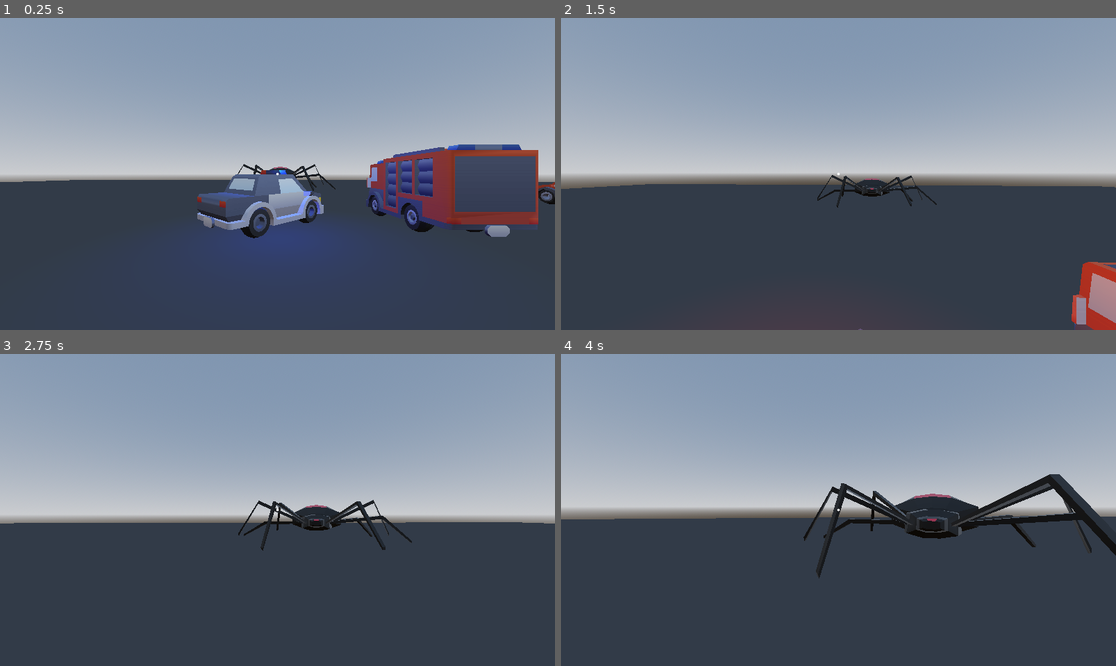
Above: before the commit, frames 1-4 (two rows, left to right).
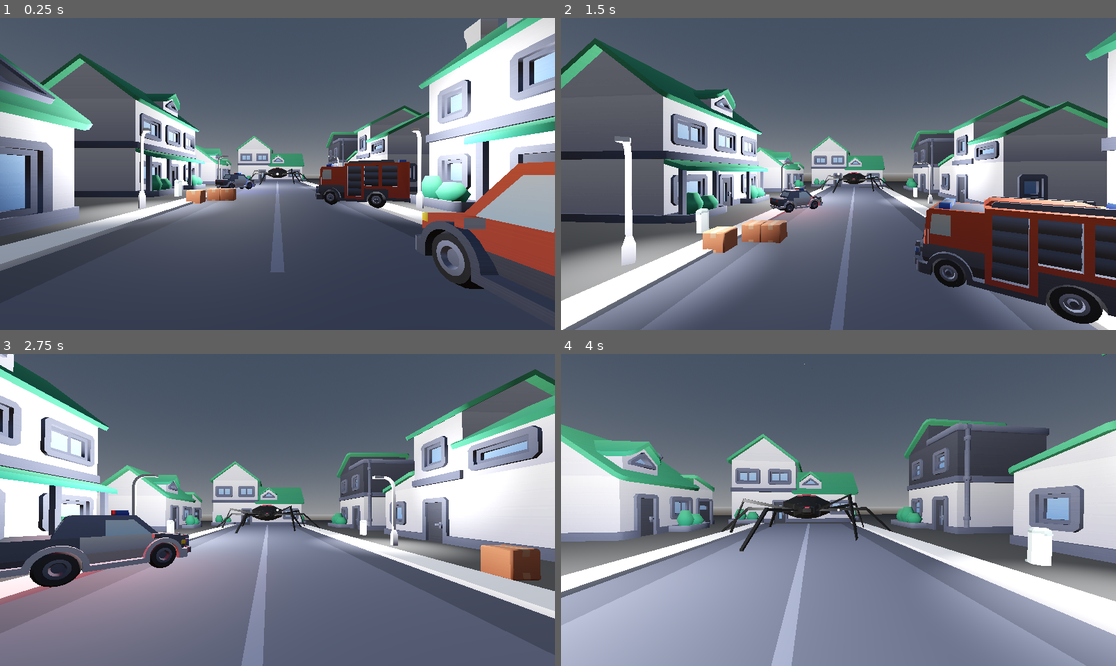
Above: after the commit, the same moments.

Repository: rcorre/wildjam84
Game: Godot game, scene res://scenes/Level/Boss/BossArena.tscn
Two runs of this game, one before a commit and one after it. Both use one fixed random seed, a clock stepped at 60 frames per second and the inputs below. This scene is started directly instead of the project's main scene.
Inputs (mouse positions are in pixels of both pictures, inside the frame that each line leads up to):
- Up to frame 1 (0.25 s): no input
- Up to frame 2 (1.5 s): tap Enter at 0.5 s; move the mouse to (866, 174) at 0.52 s; hold Right mouse button (drop) 0.53-1.28 s; hold W (forward) from 0.53 s (still down); tap Space (jump) at 0.77 s; move the mouse to (810, 174) at 1.27 s; click (810, 174) at 1.35 s
- Up to frame 3 (2.75 s): keep holding W (forward); tap Space (jump) at 1.52 s; move the mouse to (288, 503) at 2.02 s; hold Right mouse button (drop) from 2.03 s (still down)
- Up to frame 4 (4 s): keep holding W (forward); move the mouse to (832, 516) at 2.77 s; release Right mouse button (drop) at 2.78 s; click (832, 516) at 2.85 s; tap Space (jump) at 3.02, 3.77 s; move the mouse to (877, 513) at 3.52 s; hold Right mouse button (drop) from 3.53 s (still down)

The runs differ from the first frame. In frame 1, 69% of the frame differs, in the area x 0-100%, y 0-87%; in frame 2, 88%; in frame 3, 93%; in frame 4, 96%, in the area x 0-100%, y 0-100%.

Commit message:
Boss spider shoots at you.

Diff:
--- a/scenes/Bugs/BossSpider/BossSpider.gd
+++ b/scenes/Bugs/BossSpider/BossSpider.gd
@@ -1,5 +1,7 @@
 extends CharacterBody3D
 class_name BossSpider
+
+const PROJECTILE_SCENE := preload("res://scenes/Bugs/BossSpider/Projectile.tscn")
 
 @export var health := 50
 @export var speed := 2.0
@@ -27,9 +29,8 @@
 func _ready() -> void:
 	var timer := Timer.new()
 	add_child(timer)
-	timer.one_shot = true
-	timer.timeout.connect(move.bind(timer))
-	move(timer)
+	timer.timeout.connect(attack)
+	timer.start(3.0)
 
 	# 3 is "enemy", no easy way to get this programatically
 	set_collision_layer_value(3, true)
@@ -41,17 +42,19 @@
 	look_at(player.global_position, Vector3.UP, true)
 	move_and_slide()
 
-func move(_timer: Timer) -> void:
+func attack() -> void:
 	if health <= 0:
 		return
-	if randf() < move_chance:
-		velocity = speed * basis.z.rotated(Vector3.UP, randf_range(0, PI * 2))
-		anim.play("Walk")
-		walk_sound.playing = true
-	else:
-		velocity = Vector3.ZERO
-		anim.play("Idle")
-		walk_sound.playing = false
+	var projectile := PROJECTILE_SCENE.instantiate() as Node3D
+	get_parent().add_child(projectile)
+	projectile.global_position = global_position
+	var target := player.global_position
+	var halfway := global_position + ((target - global_position) / 2.0) + Vector3.UP * 16.0
+	var tween := get_tree().create_tween()
+	tween.set_ease(Tween.EASE_OUT_IN)
+	tween.tween_property(projectile, "global_position", halfway, 1.0)
+	tween.tween_property(projectile, "global_position", target, 1.0)
+	tween.finished.connect(projectile.queue_free)
 
 func hit(_from: Vector3, damage: int) -> void:
 	if health <= 0:
--- a/scenes/Bugs/BossSpider/BossSpider.tscn
+++ b/scenes/Bugs/BossSpider/BossSpider.tscn
@@ -1,7 +1,7 @@
 [gd_scene load_steps=9 format=3 uid="uid://cgnb0yeedrgic"]
 
 [ext_resource type="PackedScene" uid="uid://cjttwapnf87ix" path="res://assets/models/Spider.glb" id="1_1uyxt"]
-[ext_resource type="Script" uid="uid://r31d4uxatmpp" path="res://scenes/Bugs/BossSpider.gd" id="2_402v5"]
+[ext_resource type="Script" uid="uid://r31d4uxatmpp" path="res://scenes/Bugs/BossSpider/BossSpider.gd" id="2_402v5"]
 [ext_resource type="AudioStream" uid="uid://bw4rruf5dkba" path="res://assets/sounds/splat.wav" id="3_7lryp"]
 [ext_resource type="AudioStream" uid="uid://cvvekbvqp1efp" path="res://assets/sounds/spider_walk.wav" id="4_txosg"]
 
@@ -66,6 +66,7 @@
 [node name="AnimationPlayer" parent="." index="1"]
 root_motion_track = NodePath("Armature/Skeleton3D:Root")
 root_motion_local = false
+autoplay = "Idle"
 speed_scale = 2.0
 
 [node name="CollisionShape3D" type="CollisionShape3D" parent="." index="2"]
--- /dev/null
+++ b/scenes/Bugs/BossSpider/Projectile.gd
@@ -0,0 +1,9 @@
+extends Area3D
+
+func _ready() -> void:
+	body_entered.connect(_on_body_entered)
+
+func _on_body_entered(body: Node3D) -> void:
+	if body.has_method("_apply_panic"):
+		body.call("_apply_panic", 0.9)
+		queue_free()
--- /dev/null
+++ b/scenes/Bugs/BossSpider/Projectile.tscn
@@ -0,0 +1,37 @@
+[gd_scene load_steps=6 format=3 uid="uid://yah7bvmb0irr"]
+
+[ext_resource type="Script" uid="uid://bvj0isd3d51by" path="res://scenes/Bugs/BossSpider/Projectile.gd" id="1_q30x6"]
+
+[sub_resource type="SphereShape3D" id="SphereShape3D_fkwl3"]
+
+[sub_resource type="StandardMaterial3D" id="StandardMaterial3D_q30x6"]
+albedo_color = Color(0.485565, 0.789398, 0.263196, 1)
+
+[sub_resource type="SphereMesh" id="SphereMesh_itq6w"]
+radial_segments = 16
+rings = 8
+
+[sub_resource type="Curve" id="Curve_05vcy"]
+_data = [Vector2(0, 1), 0.0, 0.0, 0, 0, Vector2(1, 0), 0.0, 0.0, 0, 0]
+point_count = 2
+
+[node name="Projectile" type="Area3D"]
+collision_layer = 0
+collision_mask = 2
+script = ExtResource("1_q30x6")
+
+[node name="CollisionShape3D" type="CollisionShape3D" parent="."]
+shape = SubResource("SphereShape3D_fkwl3")
+
+[node name="Particles" type="CPUParticles3D" parent="."]
+material_override = SubResource("StandardMaterial3D_q30x6")
+amount = 128
+lifetime = 0.5
+mesh = SubResource("SphereMesh_itq6w")
+emission_shape = 1
+emission_sphere_radius = 1.0
+direction = Vector3(0, 1, 0)
+spread = 180.0
+damping_min = 1.0
+damping_max = 1.0
+scale_amount_curve = SubResource("Curve_05vcy")
--- a/scenes/Level/Boss/BossArena.tscn
+++ b/scenes/Level/Boss/BossArena.tscn
@@ -1,15 +1,31 @@
-[gd_scene load_steps=18 format=3 uid="uid://ge0fdu8004n4"]
+[gd_scene load_steps=32 format=3 uid="uid://ge0fdu8004n4"]
 
 [ext_resource type="PackedScene" uid="uid://dt8d8bapujifn" path="res://scenes/Player.tscn" id="1_mfo1x"]
-[ext_resource type="PackedScene" uid="uid://cgnb0yeedrgic" path="res://scenes/Bugs/BossSpider.tscn" id="2_f66k5"]
+[ext_resource type="PackedScene" uid="uid://cgnb0yeedrgic" path="res://scenes/Bugs/BossSpider/BossSpider.tscn" id="2_f66k5"]
 [ext_resource type="PackedScene" uid="uid://c1l7huuqs1ft0" path="res://assets/models/vehicles/police.glb" id="3_wi5nc"]
 [ext_resource type="PackedScene" uid="uid://ciwwsn0bh66oh" path="res://assets/models/vehicles/sedan.glb" id="4_m2jae"]
 [ext_resource type="PackedScene" uid="uid://bn4gr47lq66l6" path="res://assets/models/vehicles/suv.glb" id="5_344ei"]
 [ext_resource type="PackedScene" uid="uid://brpb2qco1r2fm" path="res://assets/models/vehicles/box.glb" id="6_yjbcw"]
 [ext_resource type="PackedScene" uid="uid://btti7jyfw3xaw" path="res://assets/models/vehicles/firetruck.glb" id="7_tqrru"]
-[ext_resource type="PackedScene" uid="uid://ci4ko8qnfsopl" path="res://assets/models/vehicles/delivery.glb" id="8_qeo8b"]
+[ext_resource type="PackedScene" uid="uid://ba6gkfm1k2l5t" path="res://assets/models/furniture/trashcan.glb" id="8_64p2a"]
+[ext_resource type="PackedScene" uid="uid://d1gn2avold2oe" path="res://assets/models/roads/road-end.glb" id="10_64p2a"]
+[ext_resource type="PackedScene" uid="uid://c5vvd7r243dqh" path="res://assets/models/roads/road-straight.glb" id="10_tqrru"]
+[ext_resource type="PackedScene" uid="uid://cnmyp77g0i5b" path="res://assets/models/roads/light-curved.glb" id="11_qeo8b"]
+[ext_resource type="PackedScene" uid="uid://crdx4sj03xtlt" path="res://assets/models/suburban/building-type-a.glb" id="12_qeo8b"]
+[ext_resource type="PackedScene" uid="uid://c2njf8lk4mtog" path="res://assets/models/suburban/building-type-b.glb" id="13_ttan8"]
+[ext_resource type="Script" uid="uid://cvcjxjs71kcd3" path="res://scenes/Level/StaticCollider.gd" id="13_ybdbp"]
+[ext_resource type="PackedScene" uid="uid://cctu1usirdqa" path="res://assets/models/suburban/building-type-c.glb" id="14_wfkv4"]
+[ext_resource type="PackedScene" uid="uid://cyq2r7i3tdlba" path="res://assets/models/suburban/building-type-d.glb" id="15_ybdbp"]
+[ext_resource type="PackedScene" uid="uid://cphi13eppjl2d" path="res://assets/models/suburban/building-type-e.glb" id="16_5pbad"]
+[ext_resource type="PackedScene" uid="uid://bcgja86hcwop0" path="res://assets/models/suburban/building-type-h.glb" id="19_41dno"]
+[ext_resource type="PackedScene" uid="uid://ngij1gyklnkl" path="res://assets/models/suburban/building-type-i.glb" id="20_15moq"]
+[ext_resource type="PackedScene" uid="uid://c0chplawwsajg" path="res://assets/models/suburban/building-type-l.glb" id="23_0koa6"]
+[ext_resource type="AudioStream" uid="uid://fd0tmbpqprjt" path="res://assets/sounds/music/ShootTheGap.ogg" id="24_wfkv4"]
 
 [sub_resource type="WorldBoundaryShape3D" id="WorldBoundaryShape3D_f66k5"]
+
+[sub_resource type="BoxShape3D" id="BoxShape3D_ybdbp"]
+size = Vector3(100, 100, 1)
 
 [sub_resource type="PlaneMesh" id="PlaneMesh_wi5nc"]
 size = Vector2(100, 100)
@@ -18,8 +34,11 @@
 albedo_color = Color(0.318008, 0.318008, 0.318008, 1)
 
 [sub_resource type="ProceduralSkyMaterial" id="ProceduralSkyMaterial_mfo1x"]
-sky_horizon_color = Color(0.662243, 0.671743, 0.686743, 1)
-ground_horizon_color = Color(0.662243, 0.671743, 0.686743, 1)
+sky_top_color = Color(0.212466, 0.250544, 0.303523, 1)
+sky_horizon_color = Color(0.457432, 0.464156, 0.474772, 1)
+ground_horizon_color = Color(0.539833, 0.547577, 0.559804, 1)
+sun_angle_max = 2.0
+sun_curve = 4.4728
 
 [sub_resource type="Sky" id="Sky_rvslj"]
 sky_material = SubResource("ProceduralSkyMaterial_mfo1x")
@@ -92,16 +111,33 @@
 
 [node name="BossArena" type="Node3D"]
 
-[node name="StaticBody3D" type="StaticBody3D" parent="."]
-
-[node name="CollisionShape3D" type="CollisionShape3D" parent="StaticBody3D"]
+[node name="Boundaries" type="StaticBody3D" parent="."]
+
+[node name="CollisionShape3D" type="CollisionShape3D" parent="Boundaries"]
 shape = SubResource("WorldBoundaryShape3D_f66k5")
+
+[node name="CollisionShape3D2" type="CollisionShape3D" parent="Boundaries"]
+transform = Transform3D(1, 0, 0, 0, 1, 0, 0, 0, 1, 0.4995, 0, 38)
+shape = SubResource("BoxShape3D_ybdbp")
+
+[node name="CollisionShape3D3" type="CollisionShape3D" parent="Boundaries"]
+transform = Transform3D(1, 0, 0, 0, 1, 0, 0, 0, 1, 0.4995, 0, -27)
+shape = SubResource("BoxShape3D_ybdbp")
+
+[node name="CollisionShape3D4" type="CollisionShape3D" parent="Boundaries"]
+transform = Transform3D(-4.37114e-08, 0, -1, 0, 1, 0, 1, 0, -4.37114e-08, 14.4995, 0, 8)
+shape = SubResource("BoxShape3D_ybdbp")
+
+[node name="CollisionShape3D5" type="CollisionShape3D" parent="Boundaries"]
+transform = Transform3D(-4.37114e-08, 0, -1, 0, 1, 0, 1, 0, -4.37114e-08, -13.5005, 0, 8)
+shape = SubResource("BoxShape3D_ybdbp")
 
 [node name="MeshInstance3D" type="MeshInstance3D" parent="."]
 mesh = SubResource("PlaneMesh_wi5nc")
 surface_material_override/0 = SubResource("StandardMaterial3D_a274q")
 
 [node name="Player" parent="." instance=ExtResource("1_mfo1x")]
+transform = Transform3D(1, 0, 0, 0, 1, 0, 0, 0, 1, 0, 0, -13)
 
 [node name="WorldEnvironment" type="WorldEnvironment" parent="."]
 environment = SubResource("Environment_f66k5")
@@ -112,7 +148,7 @@
 [node name="Props" type="Node3D" parent="."]
 
 [node name="police" parent="Props" instance=ExtResource("3_wi5nc")]
-transform = Transform3D(0.707539, 0, -0.706675, 0, 1, 0, 0.706675, 0, 0.707539, 0.175257, 0.256779, 4.7876)
+transform = Transform3D(0.707539, 0, -0.706675, 0, 1, 0, 0.706675, 0, 0.707539, 3.17526, 0.0181668, 2.7876)
 item_size = 3
 
 [node name="OmniLight3D" type="OmniLight3D" parent="Props/police"]
@@ -130,15 +166,19 @@
 autoplay = "lights"
 
 [node name="sedan" parent="Props" instance=ExtResource("4_m2jae")]
-transform = Transform3D(1, 0, 0, 0, 1, 0, 0, 0, 1, -11.4739, 0, 7.55546)
+transform = Transform3D(1, 0, 0, 0, 1, 0, 0, 0, 1, -2.4739, 0, -11.4445)
 item_size = 3
 
 [node name="suv" parent="Props" instance=ExtResource("5_344ei")]
-transform = Transform3D(-0.485222, 0, -0.874391, 0, 1, 0, 0.874391, 0, -0.485222, 8.47124, 0, 1.83644)
+transform = Transform3D(-0.485222, 0, -0.874391, 0, 1, 0, 0.874391, 0, -0.485222, 13.4712, 0, -9.16356)
 item_size = 3
 
 [node name="box" parent="Props" instance=ExtResource("6_yjbcw")]
 transform = Transform3D(1, 0, 0, 0, 1, 0, 0, 0, 1, 4, 0, -3)
+item_size = 3
+
+[node name="box4" parent="Props" instance=ExtResource("6_yjbcw")]
+transform = Transform3D(1, 0, 0, 0, 1, 0, 0, 0, 1, -6, 0, 3)
 item_size = 3
 
 [node name="box2" parent="Props" instance=ExtResource("6_yjbcw")]
@@ -146,13 +186,123 @@
 item_size = 1
 
 [node name="box3" parent="Props" instance=ExtResource("6_yjbcw")]
-transform = Transform3D(1, 0, 0, 0, 1, 0, 0, 0, 1, 3, 1, -2)
+transform = Transform3D(1, 0, 0, 0, 1, 0, 0, 0, 1, 3, 0, -2)
 item_size = 1
 
 [node name="firetruck" parent="Props" instance=ExtResource("7_tqrru")]
-transform = Transform3D(1, 0, 0, 0, 1, 0, 0, 0, 1, -3.52419, 0, 4.93761)
-item_size = 3
-
-[node name="delivery" parent="Props" instance=ExtResource("8_qeo8b")]
-transform = Transform3D(1, 0, 0, 0, 1, 0, 0, 0, 1, 4.08975, 0, 0)
-item_size = 3
+transform = Transform3D(0.5, 0, 0.866025, 0, 1, 0, -0.866025, 0, 0.5, -3.23555, 0, -4.95067)
+item_size = 3
+
+[node name="trashcan" parent="Props" instance=ExtResource("8_64p2a")]
+transform = Transform3D(1, 0, 0, 0, 1, 0, 0, 0, 1, -5.39327, 0.29678, 9.7192)
+
+[node name="trashcan2" parent="Props" instance=ExtResource("8_64p2a")]
+transform = Transform3D(1, 0, 0, 0, 1, 0, 0, 0, 1, -5.39327, 0.29678, -2.2808)
+
+[node name="trashcan3" parent="Props" instance=ExtResource("8_64p2a")]
+transform = Transform3D(1, 0, 0, 0, 1, 0, 0, 0, 1, 5.60673, 0.29678, -2.2808)
+
+[node name="trashcan4" parent="Props" instance=ExtResource("8_64p2a")]
+transform = Transform3D(1, 0, 0, 0, 1, 0, 0, 0, 1, 5.60673, 0.29678, 9.7192)
+
+[node name="Roads" type="Node3D" parent="."]
+
+[node name="road-straight2" parent="Roads" instance=ExtResource("10_tqrru")]
+transform = Transform3D(-4.37114e-07, 0, -10, 0, 10, 0, 10, 0, -4.37114e-07, 0, 0, 0)
+
+[node name="road-straight3" parent="Roads" instance=ExtResource("10_tqrru")]
+transform = Transform3D(-4.37114e-07, 0, -10, 0, 10, 0, 10, 0, -4.37114e-07, 0, 0, 10)
+
+[node name="road-straight8" parent="Roads" instance=ExtResource("10_tqrru")]
+transform = Transform3D(-4.37114e-07, 0, -10, 0, 10, 0, 10, 0, -4.37114e-07, 0, 0, 20)
+
+[node name="road-end2" parent="Roads" instance=ExtResource("10_64p2a")]
+transform = Transform3D(-4.37114e-07, 0, -10, 0, 10, 0, 10, 0, -4.37114e-07, 0, 0, -10)
+
+[node name="Terrain" type="Node3D" parent="."]
+
+[node name="light-curved2" parent="Terrain" instance=ExtResource("11_qeo8b")]
+transform = Transform3D(3.53553, 0, 3.53553, 0, 5, 0, -3.53553, 0, 3.53553, 6, 0, -4)
+script = ExtResource("13_ybdbp")
+
+[node name="OmniLight3D" type="OmniLight3D" parent="Terrain/light-curved2"]
+transform = Transform3D(0.2, 0, 0, 0, 0.2, 0, 0, 0, 0.2, -0.0152237, 0.628115, -0.134222)
+light_energy = 10.0
+
+[node name="light-curved3" parent="Terrain" instance=ExtResource("11_qeo8b")]
+transform = Transform3D(3.53553, 0, -3.53553, 0, 5, 0, 3.53553, 0, 3.53553, -6.3, 0, -4)
+script = ExtResource("13_ybdbp")
+
+[node name="OmniLight3D" type="OmniLight3D" parent="Terrain/light-curved3"]
+transform = Transform3D(0.2, 0, 0, 0, 0.2, 0, 0, 0, 0.2, -0.0152237, 0.628115, -0.134222)
+light_energy = 10.0
+
+[node name="light-curved4" parent="Terrain" instance=ExtResource("11_qeo8b")]
+transform = Transform3D(0, 0, -5, 0, 5, 0, 5, 0, 0, -6.3, 0, 8)
+script = ExtResource("13_ybdbp")
+
+[node name="OmniLight3D" type="OmniLight3D" parent="Terrain/light-curved4"]
+transform = Transform3D(0.2, 0, 0, 0, 0.2, 0, 0, 0, 0.2, -0.0152237, 0.628115, -0.134222)
+light_energy = 10.0
+
+[node name="light-curved6" parent="Terrain" instance=ExtResource("11_qeo8b")]
+transform = Transform3D(0, 0, -5, 0, 5, 0, 5, 0, 0, -30.3, 0, -4)
+script = ExtResource("13_ybdbp")
+
+[node name="OmniLight3D" type="OmniLight3D" parent="Terrain/light-curved6"]
+transform = Transform3D(0.2, 0, 0, 0, 0.2, 0, 0, 0, 0.2, -0.0152237, 0.628115, -0.134222)
+light_energy = 10.0
+
+[node name="light-curved7" parent="Terrain" instance=ExtResource("11_qeo8b")]
+transform = Transform3D(0, 0, -5, 0, 5, 0, 5, 0, 0, 23.3, 0, -4)
+script = ExtResource("13_ybdbp")
+
+[node name="OmniLight3D" type="OmniLight3D" parent="Terrain/light-curved7"]
+transform = Transform3D(0.2, 0, 0, 0, 0.2, 0, 0, 0, 0.2, -0.0152237, 0.628115, -0.134222)
+light_energy = 10.0
+
+[node name="light-curved5" parent="Terrain" instance=ExtResource("11_qeo8b")]
+transform = Transform3D(-4.37114e-07, 0, 5, 0, 5, 0, -5, 0, -4.37114e-07, 6.1, 0, 8)
+script = ExtResource("13_ybdbp")
+
+[node name="OmniLight3D" type="OmniLight3D" parent="Terrain/light-curved5"]
+transform = Transform3D(0.2, 0, 0, 0, 0.2, 0, 0, 0, 0.2, -0.0152237, 0.628115, -0.134222)
+light_energy = 10.0
+omni_range = 100.0
+
+[node name="building-type-a2" parent="Terrain" instance=ExtResource("12_qeo8b")]
+transform = Transform3D(8, 0, 0, 0, 8, 0, 0, 0, 8, 0, 0, -19.8056)
+script = ExtResource("13_ybdbp")
+
+[node name="building-type-b2" parent="Terrain" instance=ExtResource("13_ttan8")]
+transform = Transform3D(8, 0, 0, 0, 8, 0, 0, 0, 8, 0.995953, 0.0178165, 31.0138)
+script = ExtResource("13_ybdbp")
+
+[node name="building-type-c2" parent="Terrain" instance=ExtResource("14_wfkv4")]
+transform = Transform3D(-3.49691e-07, 0, 8, 0, 8, 0, -8, 0, -3.49691e-07, -13, 0, 9)
+script = ExtResource("13_ybdbp")
+
+[node name="building-type-d2" parent="Terrain" instance=ExtResource("15_ybdbp")]
+transform = Transform3D(-3.49691e-07, 0, -8, 0, 8, 0, 8, 0, -3.49691e-07, -11, 0, -8)
+script = ExtResource("13_ybdbp")
+
+[node name="building-type-e2" parent="Terrain" instance=ExtResource("16_5pbad")]
+transform = Transform3D(-3.49691e-07, 0, 8, 0, 8, 0, -8, 0, -3.49691e-07, 12, 0, 5)
+script = ExtResource("13_ybdbp")
+
+[node name="building-type-h3" parent="Terrain" instance=ExtResource("19_41dno")]
+transform = Transform3D(1.04907e-06, 0, 8, 0, 8, 0, -8, 0, 1.04907e-06, 10, 0, -11)
+script = ExtResource("13_ybdbp")
+
+[node name="building-type-i2" parent="Terrain" instance=ExtResource("20_15moq")]
+transform = Transform3D(-3.49691e-07, 0, 8, 0, 8, 0, -8, 0, -3.49691e-07, 12, 0, 22)
+script = ExtResource("13_ybdbp")
+
+[node name="building-type-l2" parent="Terrain" instance=ExtResource("23_0koa6")]
+transform = Transform3D(-3.49691e-07, 0, -8, 0, 8, 0, 8, 0, -3.49691e-07, -12, 0, 21)
+script = ExtResource("13_ybdbp")
+
+[node name="AudioStreamPlayer3D" type="AudioStreamPlayer" parent="."]
+stream = ExtResource("24_wfkv4")
+autoplay = true
+bus = &"Music"
--- /dev/null
+++ b/scenes/Level/StaticCollider.gd
@@ -0,0 +1,7 @@
+extends Node3D
+
+func _ready() -> void:
+	for c in get_children():
+		var mi := c as MeshInstance3D
+		if mi:
+			mi.create_convex_collision(true, true)
--- a/scenes/Player.gd
+++ b/scenes/Player.gd
@@ -155,9 +155,10 @@
 	else:
 		apply_panic(delta)
 
+	panic_sound.volume_db = lerp(-80.0, 20.0, panic)
+
 func _apply_panic(rate: float, target : float = 1.0) -> void:
 	panic = move_toward(panic, target, rate)
-	panic_sound.volume_db = lerp(-80.0, 20.0, panic)
 
 func apply_panic(delta: float) -> void:
 	var visible_bugs: Array[Node3D]
Binary file added: assets/models/TitleImage.png
Not shown, added: assets/models/TitleImage.png.import
Binary file added: assets/models/roads/Textures/colormap.png
Not shown, added: assets/models/roads/Textures/colormap.png.import
Binary file added: assets/models/roads/bridge-pillar-wide.glb
Not shown, added: assets/models/roads/bridge-pillar-wide.glb.import
Binary file added: assets/models/roads/bridge-pillar.glb
Not shown, added: assets/models/roads/bridge-pillar.glb.import
Binary file added: assets/models/roads/construction-barrier.glb
Not shown, added: assets/models/roads/construction-barrier.glb.import
Binary file added: assets/models/roads/construction-cone.glb
Not shown, added: assets/models/roads/construction-cone.glb.import
(and 222 more such lines)
